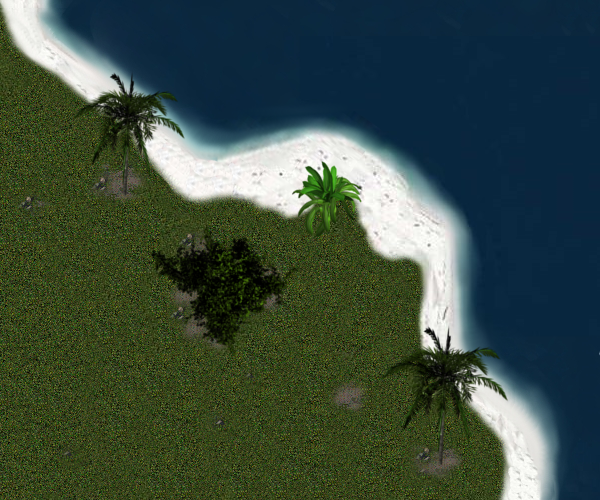
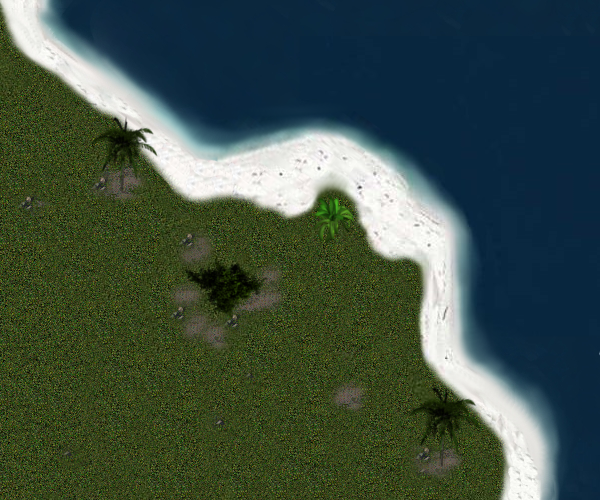
The second 600 × 500 image is a revision of the first. Changes to its layers:
painted on "Clipboard copy" over [72, 71, 185, 197]
painted on "Clipboard#1" over [291, 161, 363, 244]
painted on "Clipboard#2" over [381, 324, 509, 468]
painted on "Clipboard#3" over [150, 228, 299, 357]
